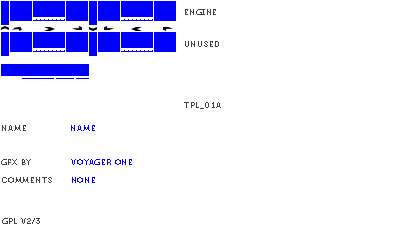
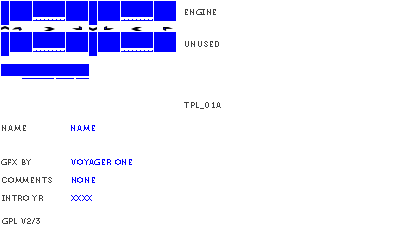
Layered file, before and after one edit (w=400, h=230). Changes by layer:
added layer "xxxx" in group "text" over (71, 195, 92, 201)
added layer "intro yr" in group "text_dnc" over (2, 195, 43, 201)